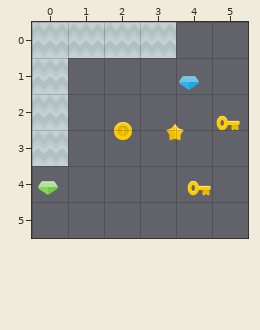
A Tiled map gets an edit: maps/template.tmx. Above: the version before the commit.
Cells are 128x128 px. Shown: x 0..5, y 0..5.
Now the later version:
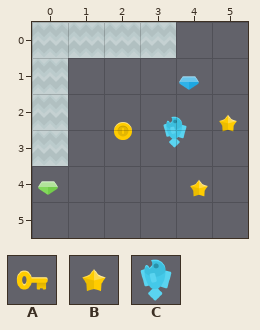
Key: from "Tileset": A 35 "keyYellow", B 36 "star", C 37 "fishBlue".
Objects are placed by their top-left corner, in cells (3,4 is the top-left corner of cell 3,4); size is 1x1 cell unless given.
Commit message: Fixed problem with paring map
Difference:
Layer "Items":
changed: A "Star" at 4.9,2.3 -> B "Star" at 4.9,2.3
changed: B "Enemy" at 3.5,2.5 -> C "Enemy" at 3.5,2.5
changed: A "Star" at 4.1,4.1 -> B "Star" at 4.1,4.1
Where, in picture pixels (left, top, right, bottom), the same in both pictures:
changed: (216, 115, 240, 132)
changed: (163, 116, 187, 148)
changed: (187, 180, 211, 197)
